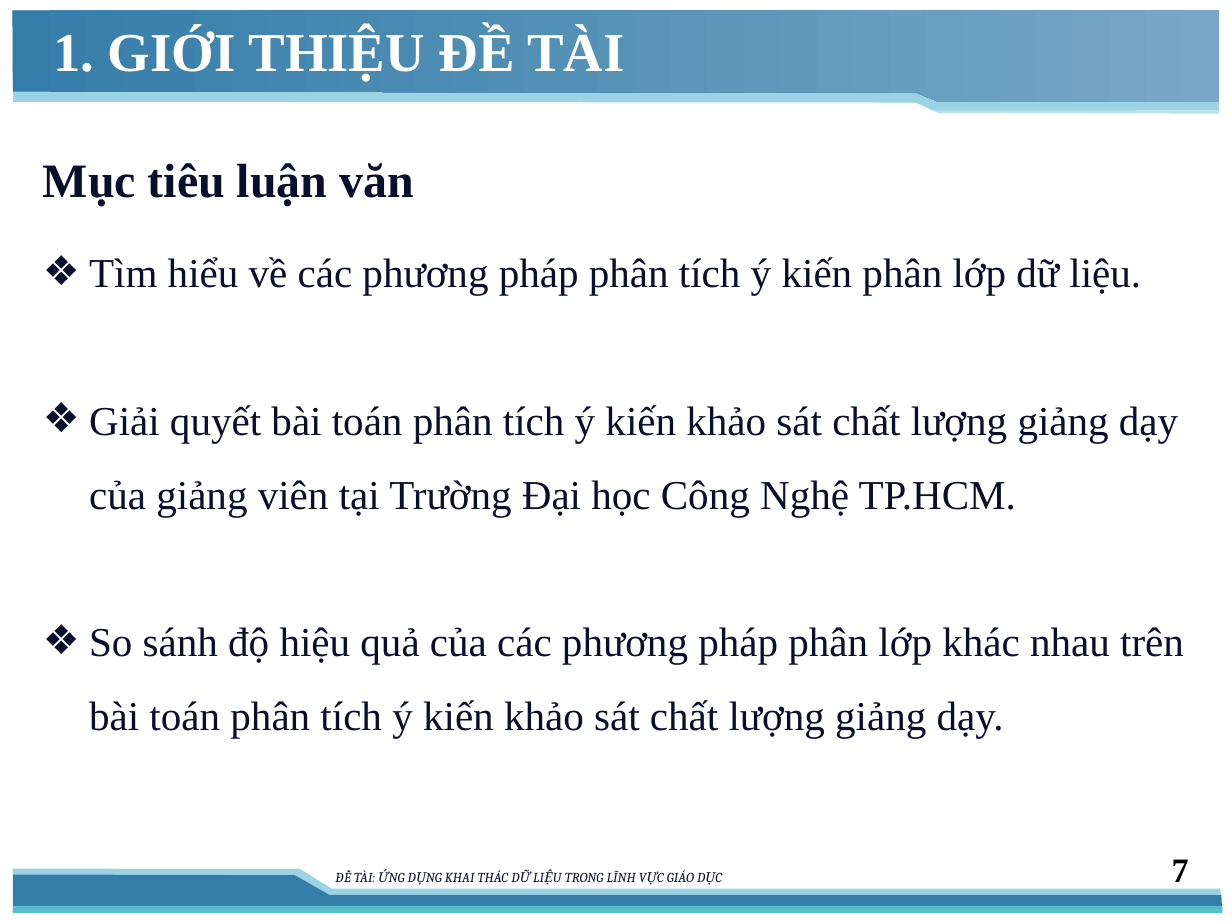
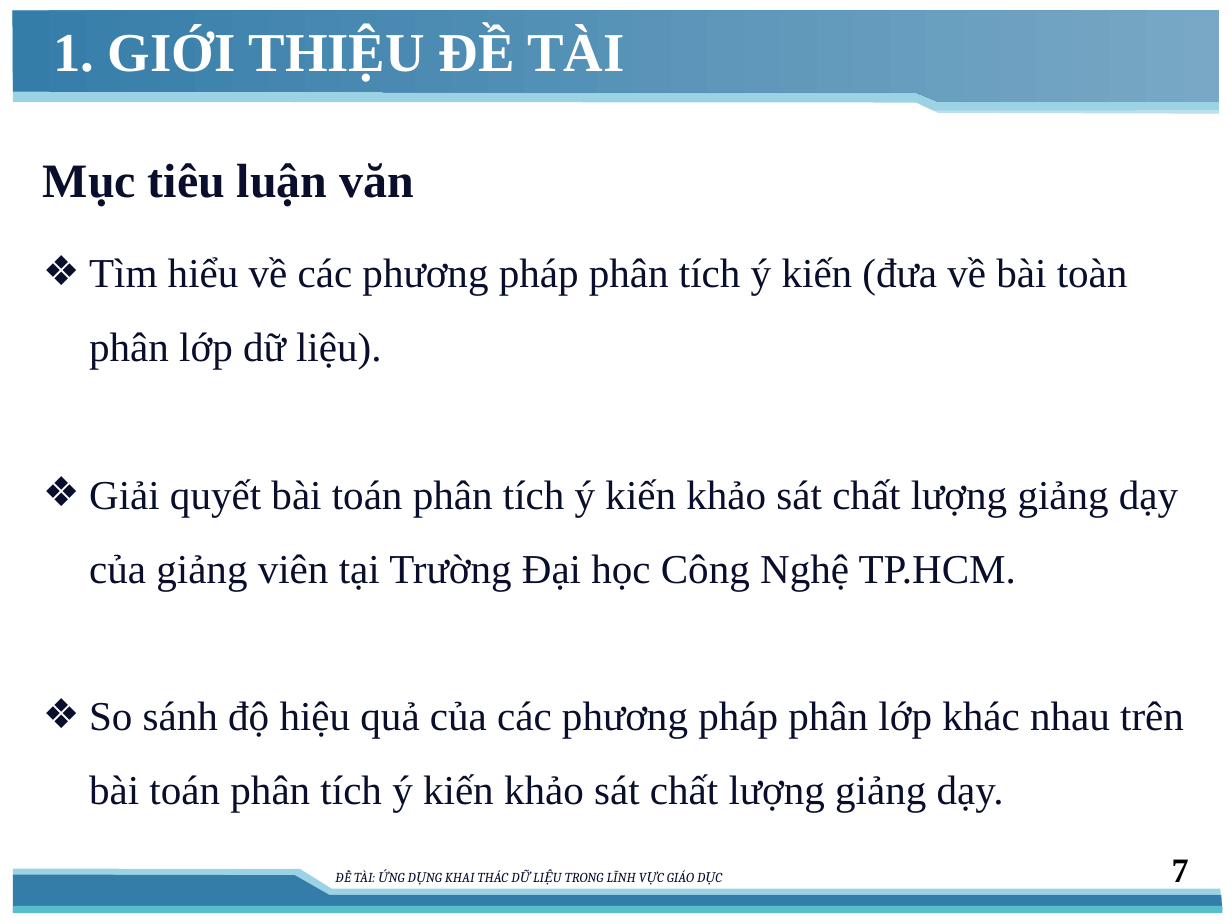
Before and after one commit to vominhquan1995/NLP, a slide deck: slide 7 of Document/16_01/ThuyetTrinh.pptx. Drawn at 1232x924 pixels with LibreOffice and Linux fonts; fonts in the diff are those of the drawing. Boxes give left, top, right and bottom in pixels: in the first picture for what was removed or moved away, otherwise in the second. Text is boxed around its words. In the diff, an @@ line names an element or a change of style, - is before the commit and + after.

```diff
--- a/Document/16_01/ThuyetTrinh.pptx
+++ b/Document/16_01/ThuyetTrinh.pptx
@@ text at [89, 257, 1128, 369]: text changed @@
-❖ Tìm hiểu về các phương pháp phân tích ý kiến phân lớp dữ liệu.
+❖ Tìm hiểu về các phương pháp phân tích ý kiến (đưa về bài toàn phân lớp dữ liệu).
```
Also in this commit, not shown: 1 other slide changed, 1 slide removed, 3 other files.
